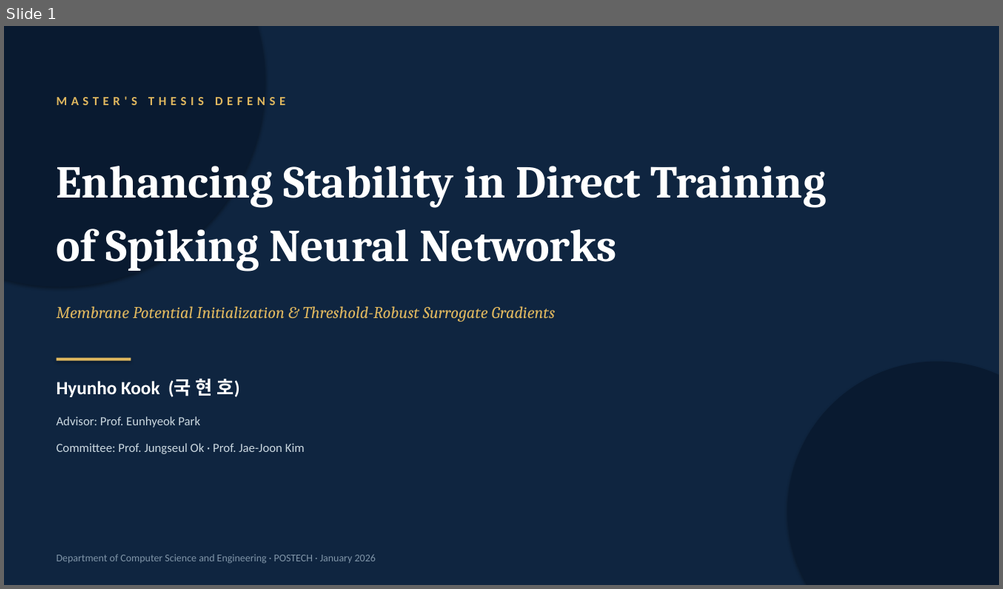
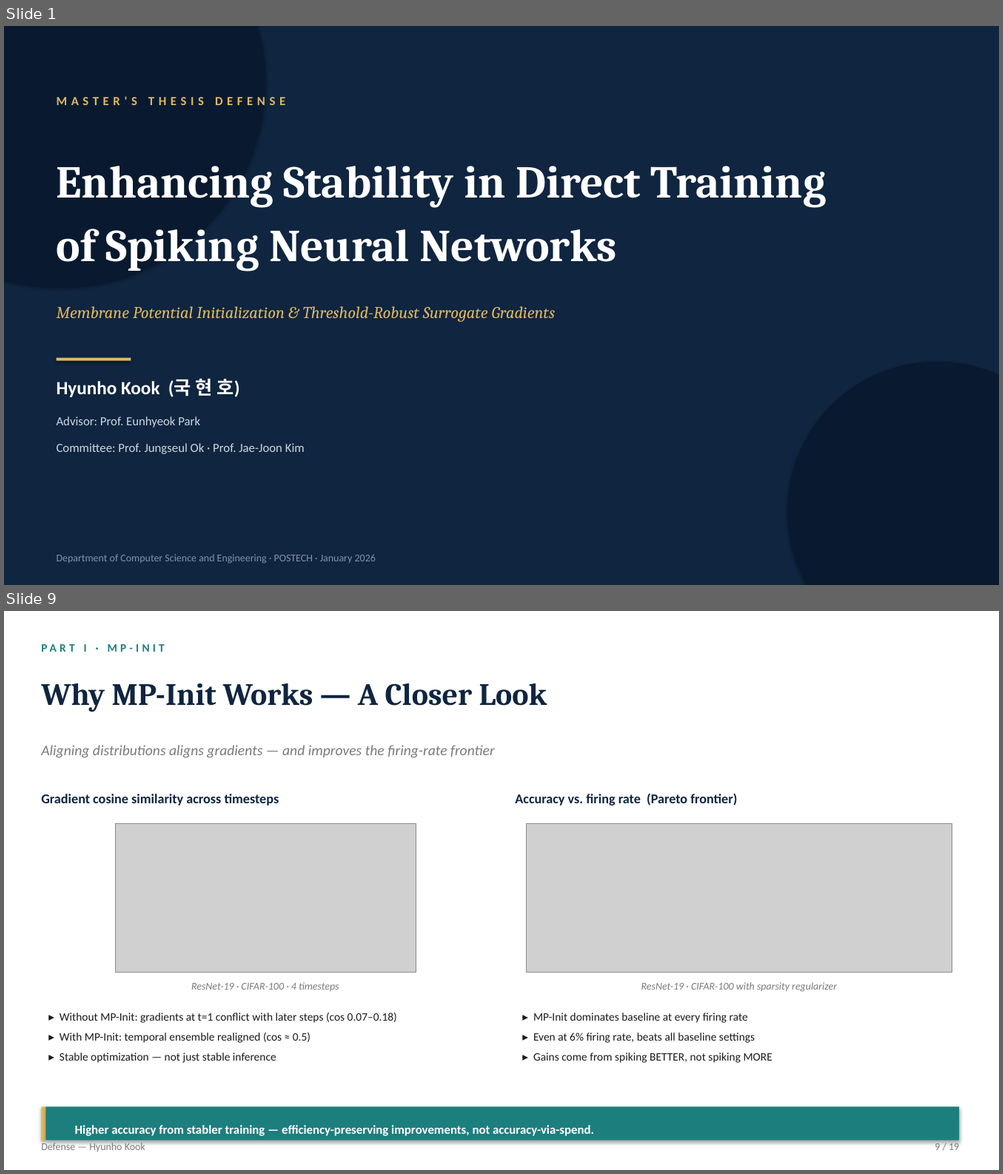
Before and after one commit to kookhh0827/POSTECH_thesis_template_latex, a slide deck: Hyunho_Kook_Master_Defense.pptx. Shown one above the other, each under a label of ours: slide 1 before the commit, slides 1 and 9 after it; the slides between them are not shown. The pictures are 1003x589 and 1003x1174 pixels, drawn with LibreOffice and Linux fonts; fonts in the diff are those of the drawing; grey boxes stand for pictures. Boxes give left, top, right and bottom in pixels: in the first picture for what was removed or moved away, otherwise in the second. Text is boxed around its words. In the diff, an @@ line names an element or a change of style, - is before the commit and + after.

```diff
--- a/Hyunho_Kook_Master_Defense.pptx
+++ b/Hyunho_Kook_Master_Defense.pptx
@@ slide 9 added at bbox=[4, 611, 999, 1170], background #FFFFFF @@
@@ text added at bbox=[84, 644, 87, 652], 11 pt, text #1D7E7E, bold @@
+PART I · MP-INIT
@@ text added at bbox=[41, 683, 547, 712], 30 pt, text #0F2540, bold @@
+Why MP-Init Works — A Closer Look
@@ text added at bbox=[41, 745, 495, 758], 14 pt, text #7A7A7A, italic @@
+Aligning distributions aligns gradients — and improves the firing-rate frontier
@@ text added at bbox=[41, 794, 279, 806], 13 pt, text #0F2540, bold @@
+Gradient cosine similarity across timesteps
@@ text added at bbox=[515, 793, 737, 806], 13 pt, text #0F2540, bold @@
+Accuracy vs. firing rate (Pareto frontier)
@@ picture added at bbox=[115, 823, 416, 973] @@
@@ picture added at bbox=[526, 823, 952, 973] @@
@@ text added at bbox=[191, 982, 338, 991], 10 pt, text #7A7A7A, italic @@
+ResNet-19 · CIFAR-100 · 4 timesteps
@@ text added at bbox=[641, 982, 836, 992], 10 pt, text #7A7A7A, italic @@
+ResNet-19 · CIFAR-100 with sparsity regularizer
@@ text added at bbox=[60, 1013, 397, 1063], 11 pt, text #1A1A1A @@
+▸ Without MP-Init: gradients at t=1 conflict with later steps (cos 0.07–0.18)
+▸ With MP-Init: temporal ensemble realigned (cos ≈ 0.5)
+▸ Stable optimization — not just stable inference
@@ text added at bbox=[533, 1013, 772, 1063], 11 pt, text #1A1A1A @@
+▸ MP-Init dominates baseline at every firing rate
+▸ Even at 6% firing rate, beats all baseline settings
+▸ Gains come from spiking BETTER, not spiking MORE
@@ rectangle added at bbox=[41, 1107, 45, 1141], fill #E0B85F @@
@@ rectangle added at bbox=[45, 1107, 959, 1141], fill #1D7E7E @@
@@ text added at bbox=[41, 1142, 145, 1152], 10 pt, text #7A7A7A @@
+Defense — Hyunho Kook
@@ text added at bbox=[75, 1125, 594, 1136], 12 pt, text #FFFFFF, bold @@
+Higher accuracy from stabler training — efficiency-preserving improvements, not accuracy-via-spend.
@@ text added at bbox=[934, 1142, 959, 1150], 10 pt, text #7A7A7A @@
+9 / 19
```
Also in this commit, not shown: 17 slides changed, 1 other file.
